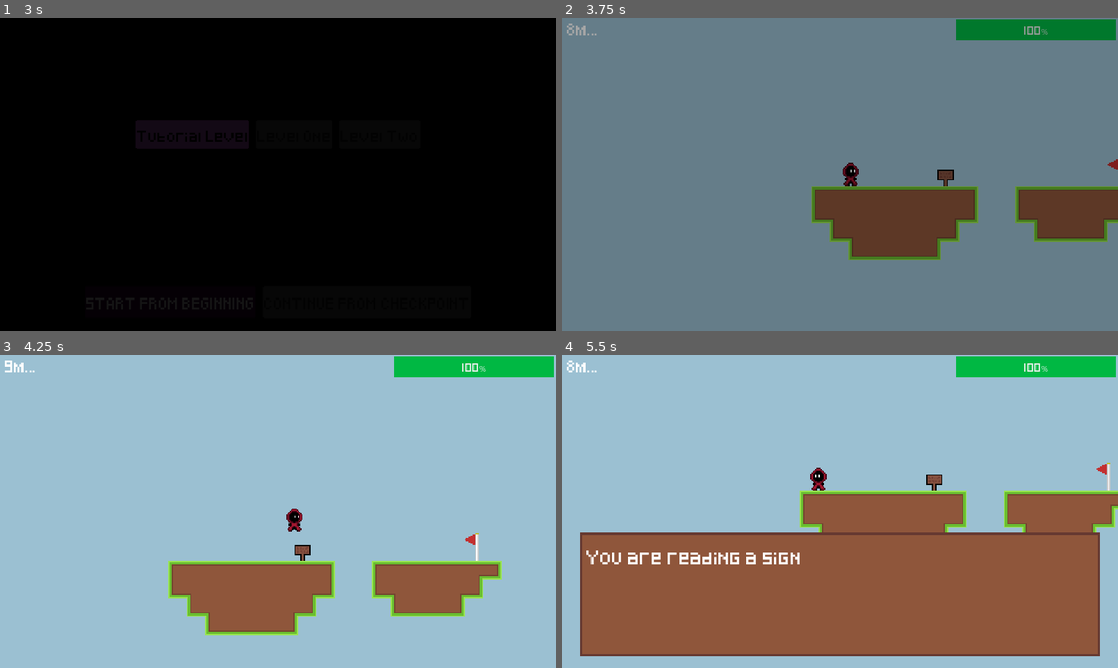
Above: before the commit, frames 1-4 (two rows, left to right).
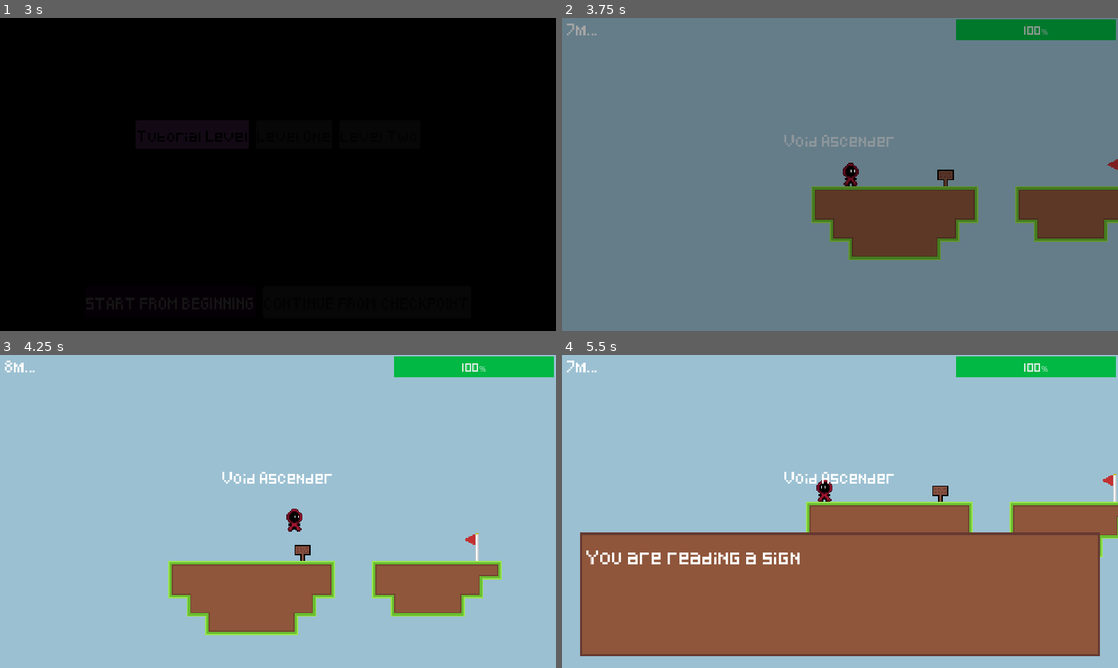
Above: after the commit, the same moments.

Repository: StormLight14/void-ascender
Game: Godot game, scene res://ui/menu/menu_ui.tscn
Same seed, same stepped clock (60 frames per second), same inputs: the game is played once before the commit and once after it. Sound files missing from this copy of the repository are replaced by a short silence.
Inputs:
- Up to frame 1 (3 s): click "LEVELS" at 0.5 s; click "Tutorial Level" at 1.25 s; click "START FROM BEGINNING" at 2 s; click "START FROM BEGINNING" at 2.75 s
- Up to frame 2 (3.75 s): hold D (right) from 3.53 s (still down); hold Shift (climb) from 3.53 s (still down)
- Up to frame 3 (4.25 s): keep holding D (right); keep holding Shift (climb); tap Space (jump) at 3.77 s
- Up to frame 4 (5.5 s): release Shift (climb) at 4.28 s; tap E (interact) at 4.35 s; tap Space (jump) at 4.52 s; release D (right) at 5.03 s; hold A (left) from 5.03 s (still down); hold Shift (climb) from 5.03 s (still down)

Frame 1 is identical in both runs. In frame 2, 0.3% of the frame differs, in the area x 0-60%, y 1-42%; in frame 3, 0.3%; in frame 4, 4.3%, in the area x 0-100%, y 1-65%.

Commit message:
start work on void direction; fix broadcast animation

Diff:
--- a/autoloads/Global.tscn
+++ b/autoloads/Global.tscn
@@ -21,16 +21,39 @@
 
 [sub_resource type="Animation" id="Animation_omrkb"]
 resource_name = "fade_in"
+tracks/0/type = "value"
+tracks/0/imported = false
+tracks/0/enabled = true
+tracks/0/path = NodePath("GlobalUI/BroadcastLabel:modulate")
+tracks/0/interp = 1
+tracks/0/loop_wrap = true
+tracks/0/keys = {
+"times": PackedFloat32Array(0, 1),
+"transitions": PackedFloat32Array(1, 1),
+"update": 0,
+"values": [Color(1, 1, 1, 0), Color(1, 1, 1, 1)]
+}
 
 [sub_resource type="Animation" id="Animation_ffyhu"]
 resource_name = "fade_out"
-length = 0.5
+tracks/0/type = "value"
+tracks/0/imported = false
+tracks/0/enabled = true
+tracks/0/path = NodePath("GlobalUI/BroadcastLabel:modulate")
+tracks/0/interp = 1
+tracks/0/loop_wrap = true
+tracks/0/keys = {
+"times": PackedFloat32Array(0, 1),
+"transitions": PackedFloat32Array(1, 1),
+"update": 0,
+"values": [Color(1, 1, 1, 1), Color(1, 1, 1, 0)]
+}
 
 [sub_resource type="AnimationLibrary" id="AnimationLibrary_v3c2n"]
 _data = {
 "RESET": SubResource("Animation_x3vgb"),
-"fade_in": SubResource("Animation_omrkb"),
-"fade_out": SubResource("Animation_ffyhu")
+"broadcast_fade_in": SubResource("Animation_omrkb"),
+"broadcast_fade_out": SubResource("Animation_ffyhu")
 }
 
 [node name="Global" type="Node2D"]
--- a/hazards/void/void.gd
+++ b/hazards/void/void.gd
@@ -1,5 +1,6 @@
 extends Node2D
 
+@export var direction = "up"
 @export var width = 10000
 @export var height = 600
 @export var spawn_distance_from_player = 300
@@ -12,10 +13,20 @@
 var rng = RandomNumberGenerator.new()
 var effect_velocities = [-1, 1]
 
+var player_start_pos = Vector2.ZERO
 var reset_position = Vector2.ZERO
 var count = 0
 
 func _ready():
+	if direction == "left" or direction == "right":
+		rotation_degrees = 90
+		var temp_height = height
+		height = width
+		width = temp_height
+
+	set_reset_position(player_start_pos)
+	global_position = reset_position
+
 	for row in range(width / h_effect_distance):
 		for col in range(height / v_effect_distance):
 			var void_effect = preload("res://hazards/void/void_effect.tscn").instantiate()
@@ -25,9 +36,20 @@
 			add_child(void_effect)
 
 func _process(delta):
-	global_position.x = %Player.camera_2d.get_screen_center_position().x
 	if Global.ui_open == false:
-		global_position.y -= speed * delta
+		match direction:
+			"up":
+				global_position.x = %Player.camera_2d.get_screen_center_position().x
+				global_position.y -= speed * delta
+			"down":
+				global_position.x = %Player.camera_2d.get_screen_center_position().x
+				global_position.y += speed * delta
+			"left":
+				global_position.y = %Player.camera_2d.get_screen_center_position().y
+				global_position.x -= speed * delta
+			"right":
+				global_position.y = %Player.camera_2d.get_screen_center_position().y
+				global_position.x += speed * delta
 
 	for effect in get_tree().get_nodes_in_group("VoidEffect"):
 		if effect.global_position.y < global_position.y:
@@ -44,8 +66,17 @@
 			effect.global_position.x = global_position.x + width
 
 func set_reset_position(checkpoint_pos):
-	reset_position.y = checkpoint_pos.y
-	reset_position.y += spawn_distance_from_player
+	reset_position = checkpoint_pos
+	match direction:
+		"up":
+			reset_position.y += spawn_distance_from_player
+		"down":
+			reset_position.y -= spawn_distance_from_player - height
+		"left":
+			reset_position.x += spawn_distance_from_player
+		"right":
+			reset_position.x -= spawn_distance_from_player
+
 
 func on_player_killed():
 	global_position = reset_position
--- a/level/level.gd
+++ b/level/level.gd
@@ -15,8 +15,7 @@
 	modulate = Color(1, 1, 1, 1)
 	player_spawn = player.global_position
 	player.killed.connect(player_killed)
-	the_void.set_reset_position(player.global_position)
-	the_void.global_position = the_void.reset_position
+	the_void.player_start_pos = player.global_position
 
 	for fireball_spawner in get_tree().get_nodes_in_group("FireballSpawner"):
 		fireball_spawner.spawn_fireball.connect(spawn_fireball)
@@ -51,8 +50,19 @@
 	add_child(fireball)
 
 func check_void_killed_player():
-	if player.global_position.y > the_void.global_position.y - 12:
-		player_killed()
+	match the_void.direction:
+		"up":
+			if player.global_position.y > the_void.global_position.y - 12:
+				player_killed()
+		"down":
+			if player.global_position.y < the_void.global_position.y - the_void.height + 12:
+				player_killed()
+		"left":
+			if player.global_position.x > the_void.global_position.x - 12:
+				player_killed()
+		"right":
+			if player.global_position.x < the_void.global_position.x + 12:
+				player_killed()
 
 func checkpoint_captured(checkpoint):
 	for checkpoint_node in get_tree().get_nodes_in_group("Checkpoint"):
--- a/level/levels/level1.tscn
+++ b/level/levels/level1.tscn
@@ -117,7 +117,4 @@
 [node name="TileMap" parent="." index="7"]
 layer_0/tile_data = PackedInt32Array(131071, 2, 0, 65536, 131074, 0, 131072, 589826, 4, 196607, 2, 2, 131073, 65538, 0, …(7530 unchanged characters)…
 
-[node name="ColorRect" parent="FadeAnimationPlayer/CanvasLayer" index="0"]
-color = Color(0, 0, 0, 1)
-
 [editable path="FadeAnimationPlayer"]
--- a/level/levels/level2.tscn
+++ b/level/levels/level2.tscn
@@ -2022,7 +2022,7 @@
 [node name="TileMap" type="TileMap" parent="."]
 tile_set = SubResource("TileSet_8e0sw")
 format = 2
-layer_0/tile_data = PackedInt32Array(131071, 65539, 0, 65536 …(161 unchanged characters)… 2, 196608, 65539, 2, 196609, 131075, 2, 131079, 3, 2, 65543, 3, 0, 65544, 65539, 0, 131080, 65539, 2, 131081, 65539, 2, 65545, 65539, 0, 65546, 131075, 0, 131082, 131075, 2)
+layer_0/tile_data = PackedInt32Array(131071, 65539, 0, 65536 …(161 unchanged characters)… 2, 196608, 65539, 2, 196609, 131075, 2, 65546, 65539, 2, 65547, 131075, 2, 10, 65539, 0, 11, 131075, 0, 9, 65539, 0, 65545, 65539, 2, 458771, 65539, 0, 458770, 3, 0, 524306, 3, 2, 524307, 65539, 2, 458772, 327683, 1, 524308, 65539, 2, 524309, 131075, 2, 458773, 131075, 1, 393236, 3, 1, 393237, 131075, 1, 327701, 131075, 1, 327700, 3, 1, 262164, 3, 0, 262165, 131075, 0, 8, 3, 0, 65544, 3, 2, 720921, 3, 0, 720922, 65539, 0, 720923, 65539, 0, 720924, 65539, 0, 720925, 131075, 0, 786461, 131075, 2, 786460, 65539, 2, 786459, 65539, 2, 786458, 65539, 2, 786457, 3, 2)
 
 [node name="Void" parent="." instance=ExtResource("7_qokl8")]
 unique_name_in_owner = true
@@ -2037,6 +2037,7 @@
 
 [node name="CanvasLayer" parent="FadeAnimationPlayer" index="0"]
 layer = 5
+visible = false
 
 [node name="ColorRect" parent="FadeAnimationPlayer/CanvasLayer" index="0"]
 color = Color(0, 0, 0, 1)
--- a/ui/level_select.gd
+++ b/ui/level_select.gd
@@ -28,5 +28,5 @@
 		Global.continue_from_checkpoint = true
 		%FadeAnimationPlayer.play("fade_out")
 
-func _on_fade_animation_player_animation_finished(anim_name):
+func _on_fade_animation_player_animation_finished(_anim_name):
 	get_tree().change_scene_to_packed(level_scene)
